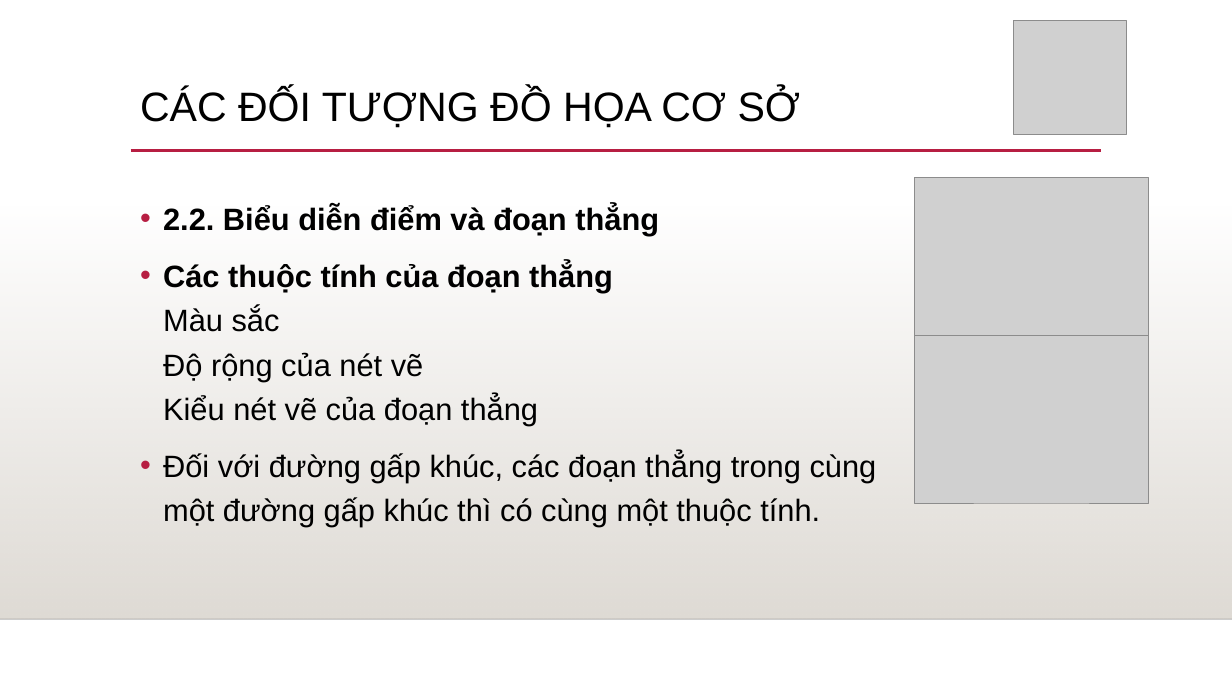
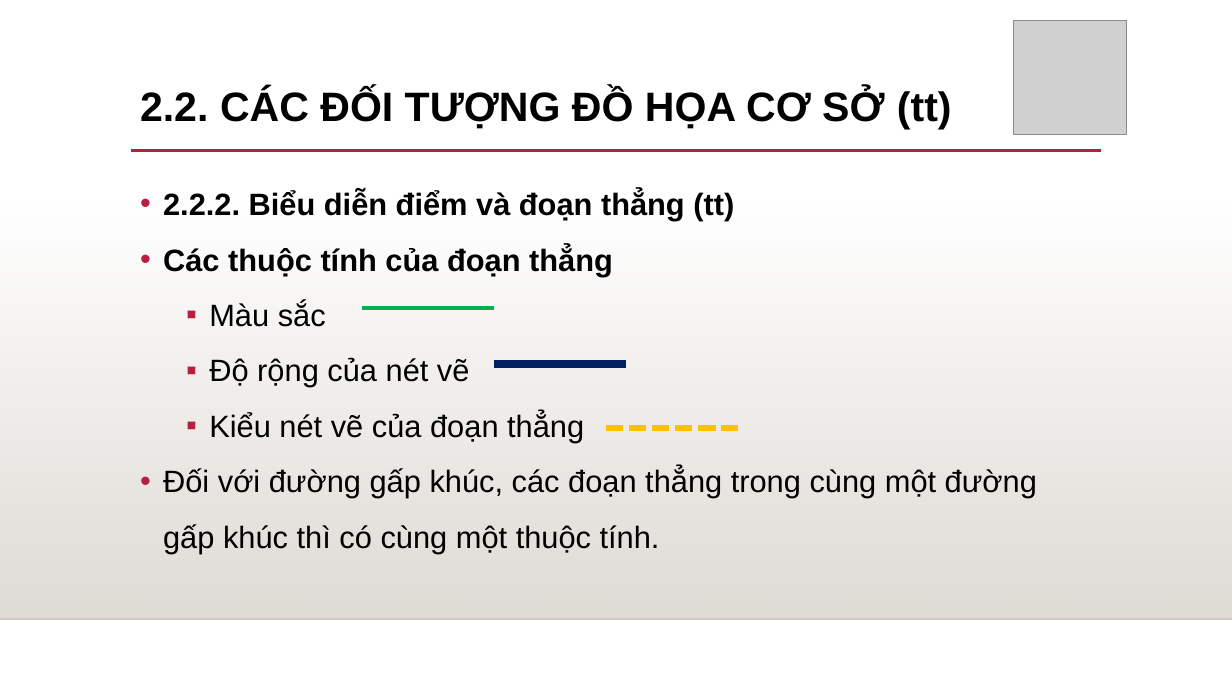
Before and after one commit to thinhdoanvu/ComputerGraphics, a slide deck: slide 10 of Chapter2.pptx. Drawn at 1232x693 pixels with LibreOffice and Linux fonts; fonts in the diff are those of the drawing; grey boxes stand for pictures; background and template pictures are left out. Boxes give left, top, right and bottom in pixels: in the first picture for what was removed or moved away, otherwise in the second. Text is boxed around its words. In the diff, an @@ line names an element or a change of style, - is before the commit and + after.

```diff
--- a/Chapter2.pptx
+++ b/Chapter2.pptx
@@ title at [140,88,952,129]: text changed; bold on @@
-CÁC ĐỐI TƯỢNG ĐỒ HỌA CƠ SỞ
+2.2. CÁC ĐỐI TƯỢNG ĐỒ HỌA CƠ SỞ (tt)
@@ text "2.2.2. Biểu diễn điểm và ...": place and size @@
-text "2.2.2. Biểu diễn điểm và ..." at [163,205,877,527]
+text "2.2.2. Biểu diễn điểm và ..." at [163,191,1037,553]
@@ picture removed at [915,177,1149,338] @@
@@ text at [163,191,734,442]: text changed @@
-• 2.2. Biểu diễn điểm và đoạn thẳng
-• Các thuộc tính của đoạn thẳng
-  Màu sắc
-  Độ rộng của nét vẽ
-  Kiểu nét vẽ của đoạn thẳng
+• 2.2.2. Biểu diễn điểm và đoạn thẳng (tt)
+• Các thuộc tính của đoạn thẳng
+  ▪ Màu sắc
+  ▪ Độ rộng của nét vẽ
+  ▪ Kiểu nét vẽ của đoạn thẳng
@@ line added from (362, 308) to (494, 308), #00B050 2.5 pt @@
@@ picture removed at [915,335,1149,503] @@
@@ line added from (494, 364) to (627, 364), #002060 6 pt @@
@@ line added from (606, 428) to (738, 428), #FFC000 4.5 pt dashed @@
@@ text at [163,468,1037,553]: line spacing 1.2 to 1.5; less space between paragraphs @@
```
Also in this commit, not shown: 29 other slides changed, 40 slides added, 1 slide removed, 1 other file.
